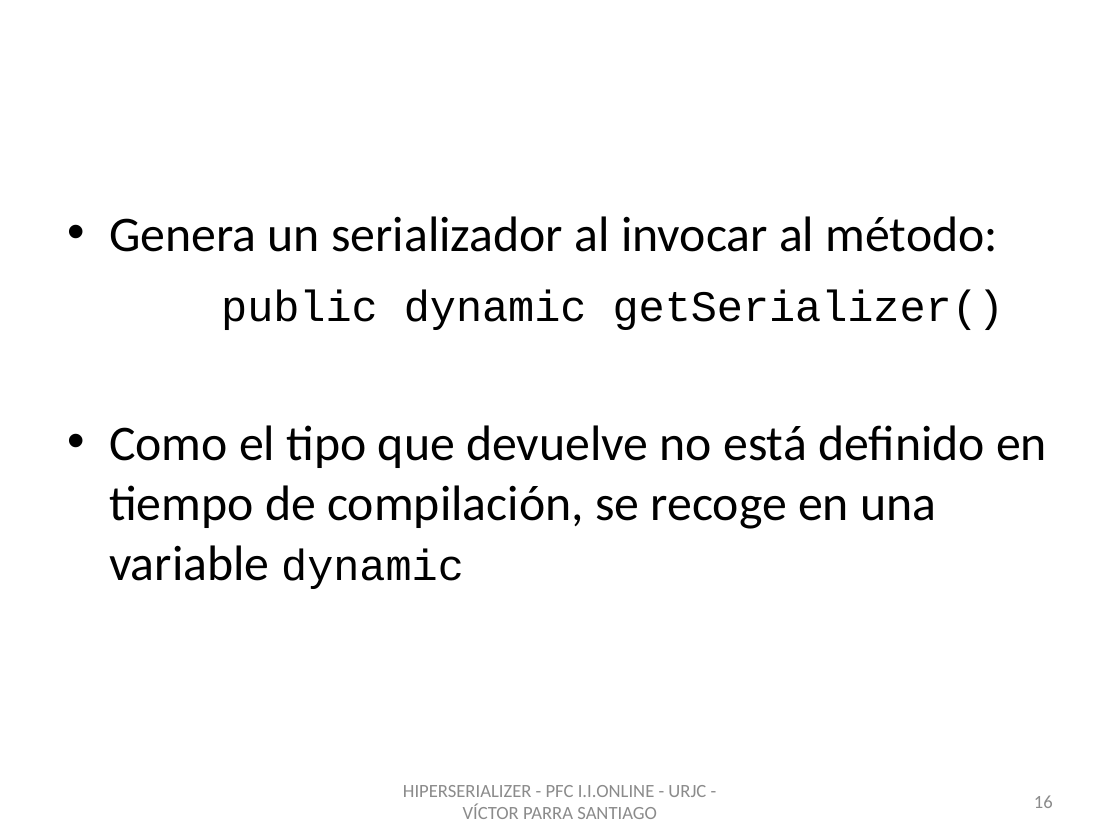
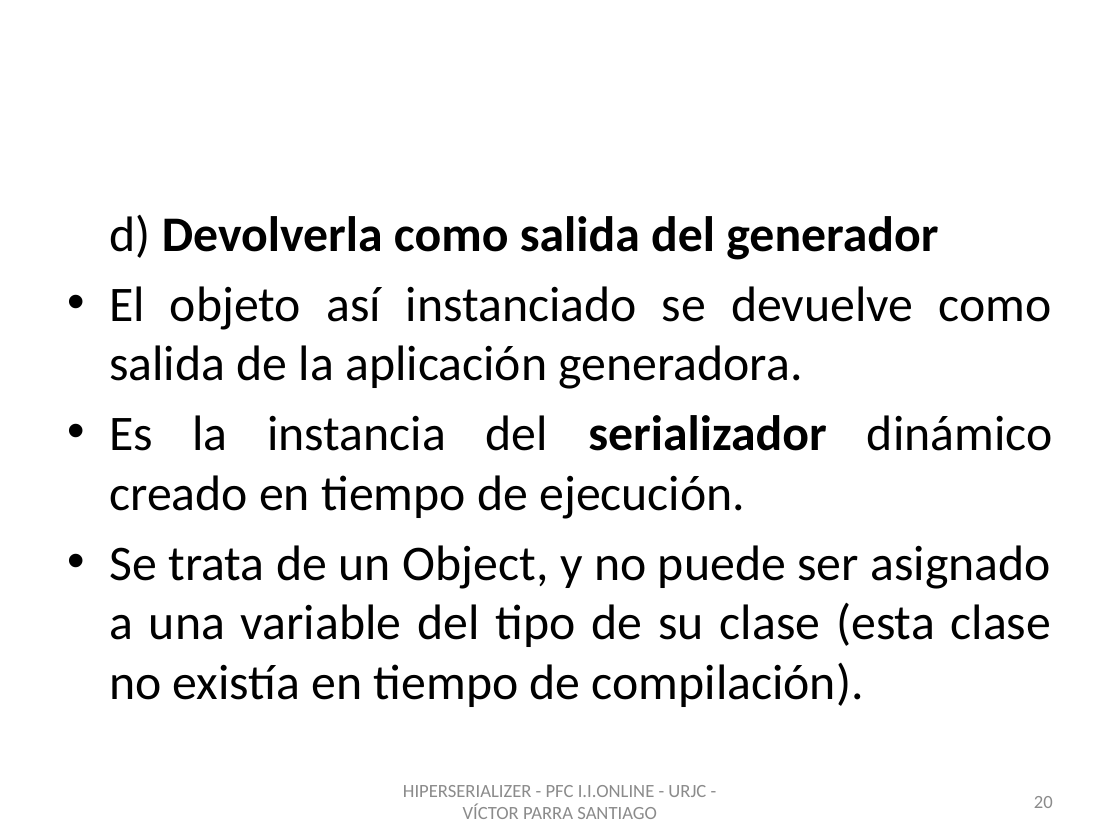
Before and after one commit to vitiparra/ProyectoFinDeCarrera, a slide deck: slide 20 of Memoria/PFC HiperSerializer.pptx (slide 16 before the commit). Drawn at 1120x840 pixels with LibreOffice and Linux fonts; fonts in the diff are those of the drawing; background and template pictures are left out. Boxes give left, top, right and bottom in pixels: in the first picture for what was removed or moved away, otherwise in the second. Text is boxed around its words. In the diff, an @@ line names an element or a change of style, - is before the commit and + after.

```diff
--- a/Memoria/PFC HiperSerializer.pptx
+++ b/Memoria/PFC HiperSerializer.pptx
@@ text at <box>109,215,1053,707</box>: text changed @@
-• Genera un serializador al invocar al método:
-public dynamic getSerializer()
-• Como el tipo que devuelve no está definido en tiempo de compilación, se recoge en una variable dynamic
+d) Devolverla como salida del generador
+• El objeto así instanciado se devuelve como salida de la aplicación generadora.
+• Es la instancia del serializador dinámico creado en tiempo de ejecución.
+• Se trata de un Object, y no puede ser asignado a una variable del tipo de su clase (esta clase no existía en tiempo de compilación).
@@ page number at <box>1034,796,1053,808</box>: text changed @@
-16
+20
```
Also in this commit, not shown: 11 other slides changed, 33 slides added, 7 slides removed, 1 other file.
